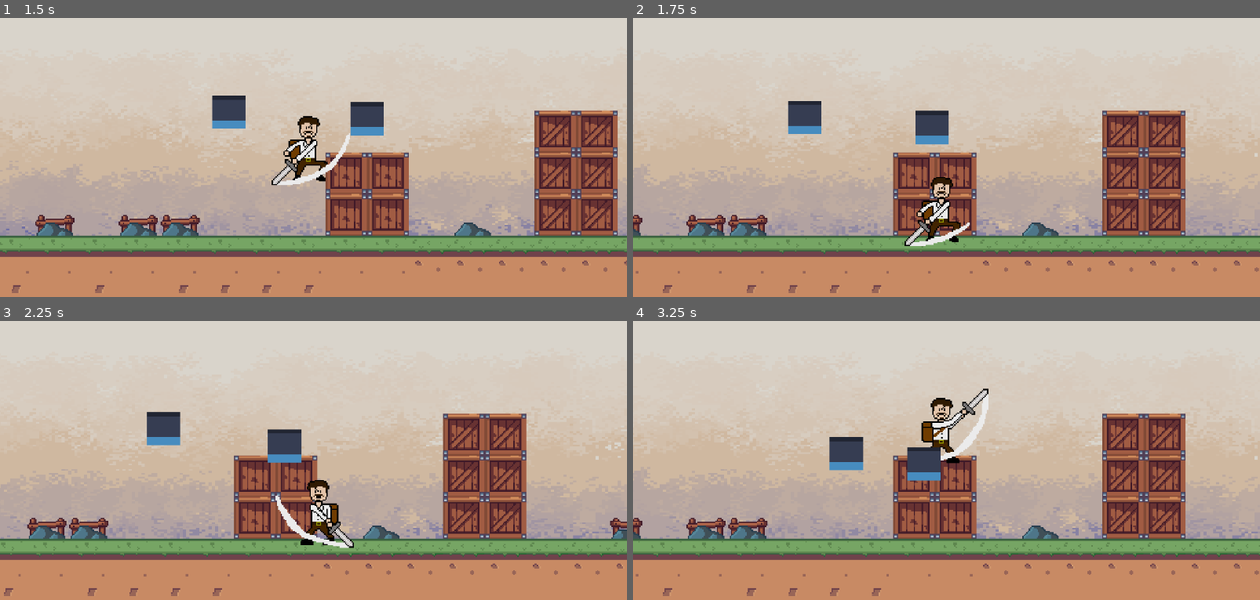
Above: before the commit, frames 1-4 (two rows, left to right).
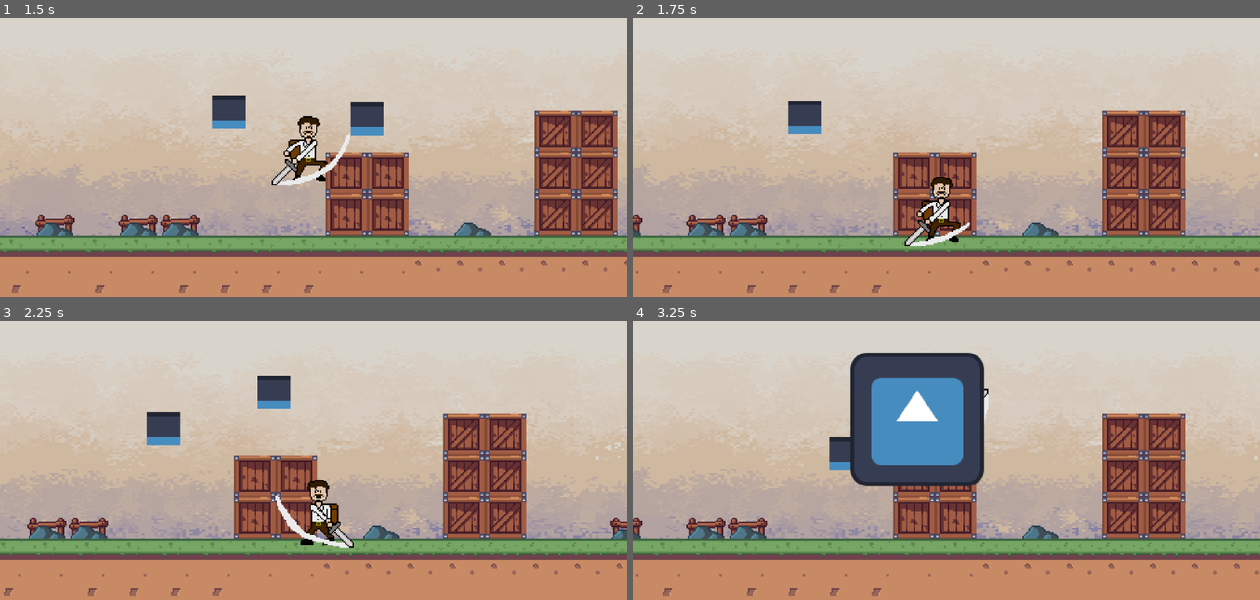
Above: after the commit, the same moments.

Repository: bscott519/ColossalCrisisGame
Game: Godot game, scene res://Scenes/level_1.tscn
The game is run twice, just before and just after one commit, with the same random seed, the same clock (stepped at 60 frames per second) and the same inputs. The engine's default icon, where the game draws it, is replaced by a stand-in: a white triangle on a blue panel in a dark square.
Inputs (mouse positions are in pixels of both pictures, inside the frame that each line leads up to):
- Up to frame 1 (1.5 s): move the mouse to (451, 104) at 0.52 s; hold D (right) from 0.53 s (still down); click (451, 104) at 0.6 s; tap Space (jump) at 0.77 s; right-click (451, 104) at 0.8 s; move the mouse to (188, 137) at 1.27 s; right-click (188, 137) at 1.35 s
- Up to frame 2 (1.75 s): keep holding D (right); tap Space (jump) at 1.52 s; click (821, 137) at 1.55 s
- Up to frame 3 (2.25 s): move the mouse to (376, 346) at 2.02 s; release D (right) at 2.03 s; hold A (left) from 2.03 s (still down); click (376, 346) at 2.1 s
- Up to frame 4 (3.25 s): right-click (1009, 346) at 2.3 s; move the mouse to (915, 493) at 2.77 s; release A (left) at 2.78 s; hold D (right) from 2.78 s (still down); right-click (915, 493) at 2.85 s; tap Space (jump) at 3.02 s; click (915, 493) at 3.05 s

Frame 1 is identical in both runs. In frame 2, 0.7% of the frame differs, in the area x 45-51%, y 33-46%; in frame 3, 1.3%; in frame 4, 9.9%, in the area x 34-57%, y 11-60%.

Commit message:
combat system prog

Diff:
--- a/Scenes/darkbird.tscn
+++ b/Scenes/darkbird.tscn
@@ -70,6 +70,9 @@
 [sub_resource type="CircleShape2D" id="CircleShape2D_by4lu"]
 radius = 13.0
 
+[sub_resource type="CircleShape2D" id="CircleShape2D_htht3"]
+radius = 17.0
+
 [node name="darkbird" type="CharacterBody2D"]
 collision_layer = 2
 collision_mask = 2
@@ -78,7 +81,9 @@
 [node name="AnimatedSprite2D" type="AnimatedSprite2D" parent="."]
 scale = Vector2(0.8, 0.8)
 sprite_frames = SubResource("SpriteFrames_po7aa")
-animation = &"flying"
+animation = &"hurt"
+frame = 2
+frame_progress = 1.0
 
 [node name="CollisionShape2D" type="CollisionShape2D" parent="."]
 shape = SubResource("CircleShape2D_by4lu")
@@ -86,4 +91,10 @@
 [node name="Timer" type="Timer" parent="."]
 autostart = true
 
+[node name="Hitbox" type="Area2D" parent="."]
+
+[node name="CollisionShape2D" type="CollisionShape2D" parent="Hitbox"]
+shape = SubResource("CircleShape2D_htht3")
+
 [connection signal="timeout" from="Timer" to="." method="_on_timer_timeout"]
+[connection signal="area_entered" from="Hitbox" to="." method="_on_hitbox_area_entered"]
--- a/Scripts/darkbird.gd
+++ b/Scripts/darkbird.gd
@@ -7,20 +7,40 @@
 
 var player: CharacterBody2D
 
+var health = 15
+var max_health = 15
+var min_health = 0
+var dead = false
+var took_dmg = false
+var is_roaming: bool
+
 func _ready():
 	is_chasing = true
 
 func _process(delta):
+	if is_on_floor() and dead:
+		await get_tree().create_timer(2.0).timeout
+		self.queue_free()
+
 	move(delta)
 	handle_anims()
 
 func move(delta):
-	if is_chasing:
-		player = Global.plyrbody
-		velocity = position.direction_to(player.position) * speed
-		dir.x = abs(velocity.x) / velocity.x
-	elif !is_chasing:
-		velocity += dir * speed * delta
+	player = Global.plyrbody
+	if !dead:
+		is_roaming = true
+		if !took_dmg and is_chasing:
+			velocity = position.direction_to(player.position) * speed
+			dir.x = abs(velocity.x) / velocity.x
+		elif took_dmg:
+			var knockback_dir = position.direction_to(player.position) * -50
+			velocity = knockback_dir
+		else:
+			velocity += dir * speed * delta
+	elif dead:
+		velocity.y += 10 * delta
+		velocity.x = 0
+		is_roaming = false
 	move_and_slide()
 
 func _on_timer_timeout():
@@ -28,15 +48,39 @@
 	if !is_chasing:
 		dir = choose([Vector2.RIGHT, Vector2.UP, Vector2.LEFT, Vector2.DOWN])
 
-
 func handle_anims():
 	var animated_sprite = $AnimatedSprite2D
-	animated_sprite.play("flying")
-	if dir.x == -1:
-		animated_sprite.flip_h = true
-	elif dir.x == 1:
-		animated_sprite.flip_h = false
+	if !dead and !took_dmg:
+		animated_sprite.play("flying")
+		if dir.x == -1:
+			animated_sprite.flip_h = true
+		elif dir.x == 1:
+			animated_sprite.flip_h = false
+	elif !dead and took_dmg:
+		animated_sprite.play("hurt")
+		await get_tree().create_timer(0.6).timeout
+		took_dmg = false
+	elif dead and is_roaming:
+		is_roaming = false
+		animated_sprite.play("death")
+		set_collision_layer_value(1, true)
+		set_collision_layer_value(2, false)
+		set_collision_mask_value(1, true)
+		set_collision_mask_value(2, false)
 
 func choose(array):
 	array.shuffle()
 	return array.front()
+
+func take_dmg(dmg):
+	health -= dmg
+	took_dmg = true
+	if health <= 0:
+		health = 0
+		dead = true
+	print(str(self), "current health is ", health)
+
+func _on_hitbox_area_entered(area):
+	if area == Global.plyrDmgZone:
+		var dmg = Global.plyrDmgAmount
+		take_dmg(dmg)
--- a/Scripts/player.gd
+++ b/Scripts/player.gd
@@ -86,6 +86,13 @@
 
 func set_dmg(attack_type):
 	var cur_dmg_to_deal: int
+	if attack_type == "single":
+		cur_dmg_to_deal = 5
+	elif attack_type == "double":
+		cur_dmg_to_deal = 5
+	elif attack_type == "air":
+		cur_dmg_to_deal = 5
+	Global.plyrDmgAmount = cur_dmg_to_deal
 
 func _on_animated_sprite_2d_animation_finished():
 	cur_attack = false
Not shown: 1 places in Scenes/darkbird.tscn that only renumber resources
